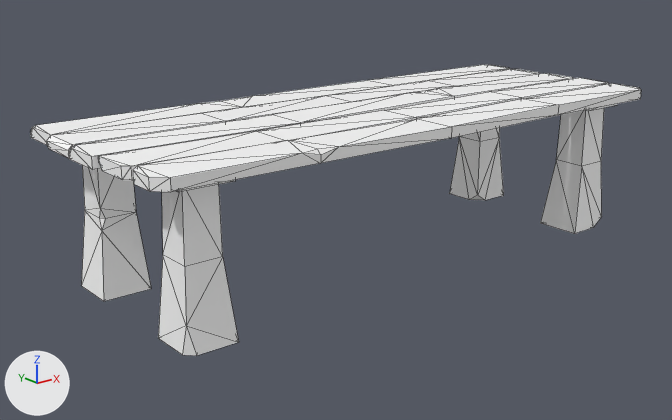
The glTF model Client/Client/Resource/DDSMapData/Meshes/SM_Table_01.gltf, before and after one commit.
Camera for both pictures: a 50 mm lens placed at (-3.06, -3.57, 1.71), pointed at (-0.15, 0.07, 0.25). Lighting does not change. The marker at lower left points along +X, +Y and +Z. The first picture is the older version. Mesh edges are drawn as thin lines.

Before the edit, the objects in view are built like this:
```python
mat_mi_prop_01 = principled_material('MI_Prop_01')
mat_mi_prop_01.base_color = (1.0, 1.0, 1.0)  # white #ffffff
me_sm_table_01 = bpy.data.meshes.new('SM_Table_01')
me_sm_table_01.from_pydata(...)  # 208 vertices, 364 faces; spans x -1.56..1.55, y -0.6..0.61, z 0.0..0.8
me_sm_table_01.materials.append(mat_mi_prop_01)  # white #ffffff
ob_sm_table_01 = bpy.data.objects.new('SM_Table_01', me_sm_table_01)
ob_sm_table_01.location = (0.0, 0.0, 0.0)
```
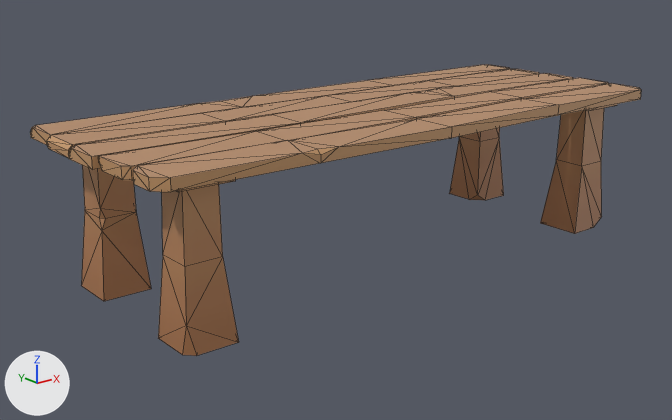
The edits, one by one:
Picture 'MI_Prop_01_BaseColor.png' (img_mi_prop_01_basecolor_png) is new.
In material 'MI_Prop_01' (mat_mi_prop_01), base_color is no longer (1.0, 1.0, 1.0), white #ffffff.
In material 'MI_Prop_01' (mat_mi_prop_01), texture is now set to img_mi_prop_01_basecolor_png.

Pixel boxes (x1, y1, x2, y2) of what changed, in the pictures (672 x 420 px):
'SM_Table_01', surface changed (white to brown)
    both: (30, 65, 641, 356)
